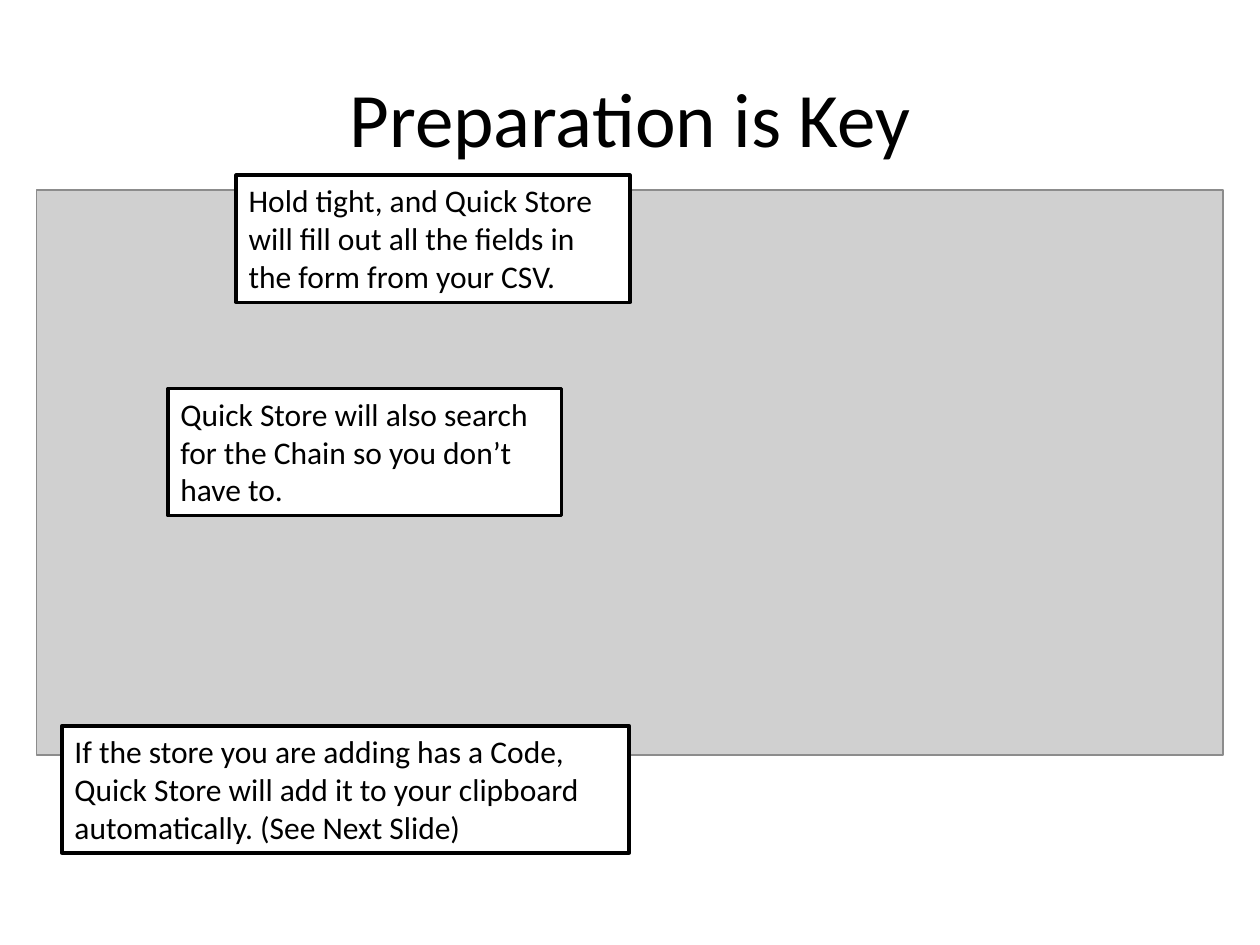
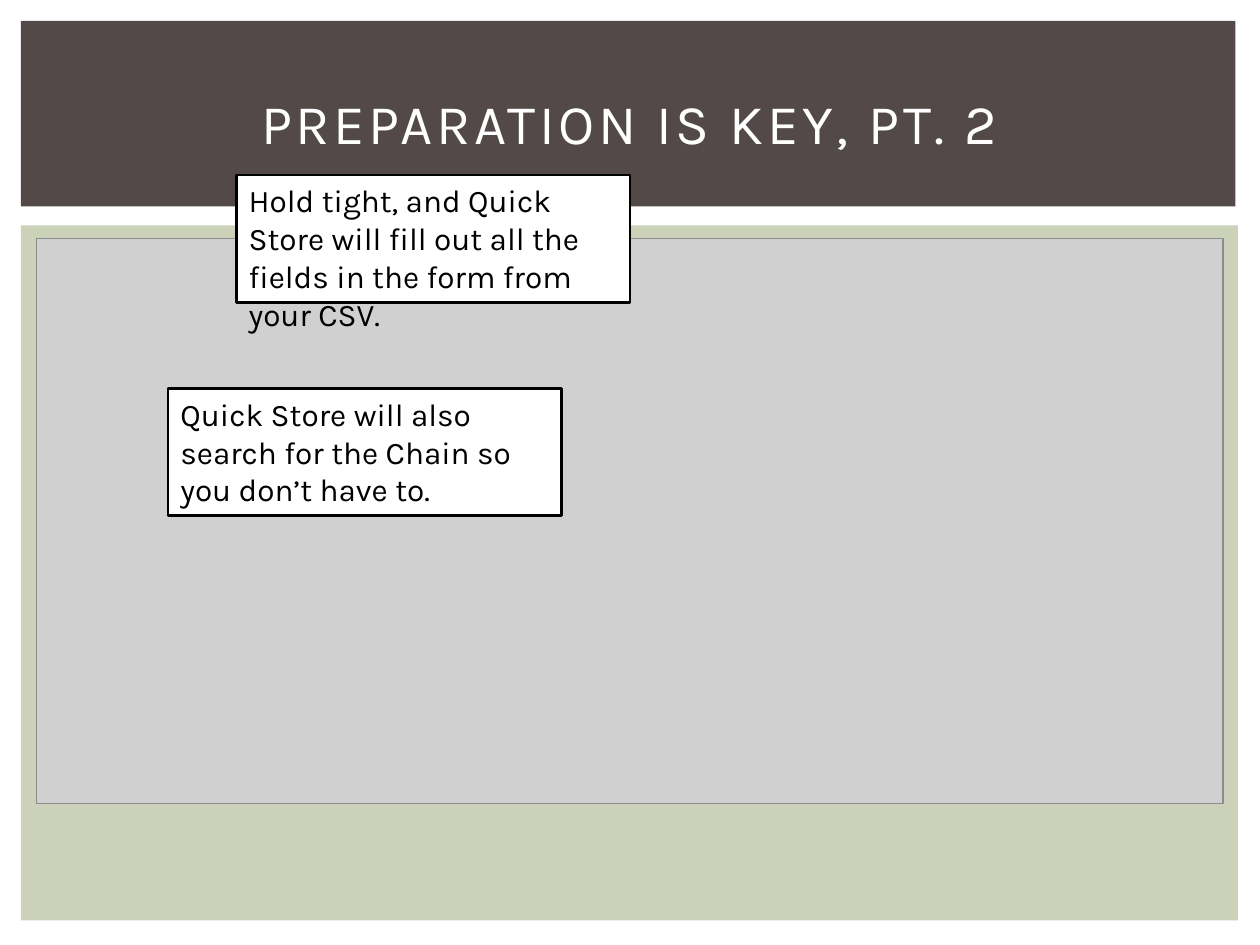
Before and after one commit to lonelyion/QuickStore, a slide deck: slide 10 of QuickStore.pptx (slide 8 before the commit). Drawn at 1260x945 pixels with LibreOffice and Linux fonts; fonts in the diff are those of the drawing; grey boxes stand for pictures. Boxes give left, top, right and bottom in pixels: in the first picture for what was removed or moved away, otherwise in the second. Text is boxed around its words. In the diff, an @@ line names an element or a change of style, - is before the commit and + after.

```diff
--- a/QuickStore.pptx
+++ b/QuickStore.pptx
@@ rectangle added at box(21, 21, 1236, 207), fill #534949 @@
@@ title at box(261, 108, 997, 150): text changed; size 44 to 32 pt; font Calibri to Karla; text colour #000000 to #FFFFFF @@
-Preparation is Key
+PREPARATION IS KEY, PT. 2
@@ rectangle "Hold tight, and Quick Store ..." at box(237, 175, 630, 302): font Calibri to Karla; outline #000000 2 pt to #000000 1.5 pt @@
@@ rectangle added at box(21, 226, 1239, 921), fill #CCD1B9 @@
@@ picture: place and size @@
-picture at box(37, 190, 1223, 755)
+picture at box(37, 239, 1223, 804)
@@ rectangle "Quick Store will also search ..." at box(168, 388, 561, 515): font Calibri to Karla; outline #000000 2 pt to #000000 1.5 pt @@
@@ rectangle removed at box(62, 726, 629, 853) @@
-If the store you are adding has a Code, Quick Store will add it to your clipboard automatically. (See Next Slide)
```
Also in this commit, not shown: 10 other slides changed, 2 slides added, 2 other files.
